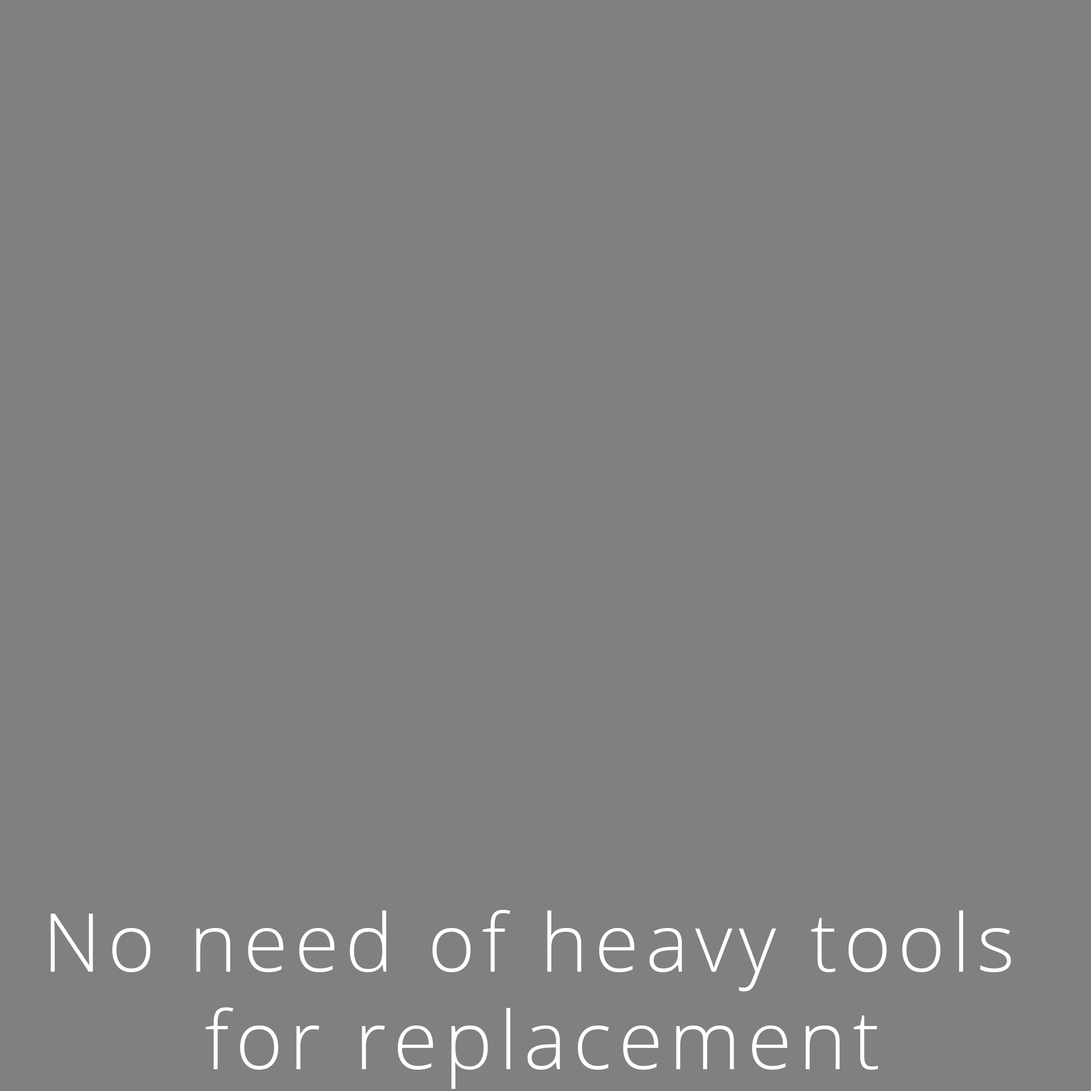
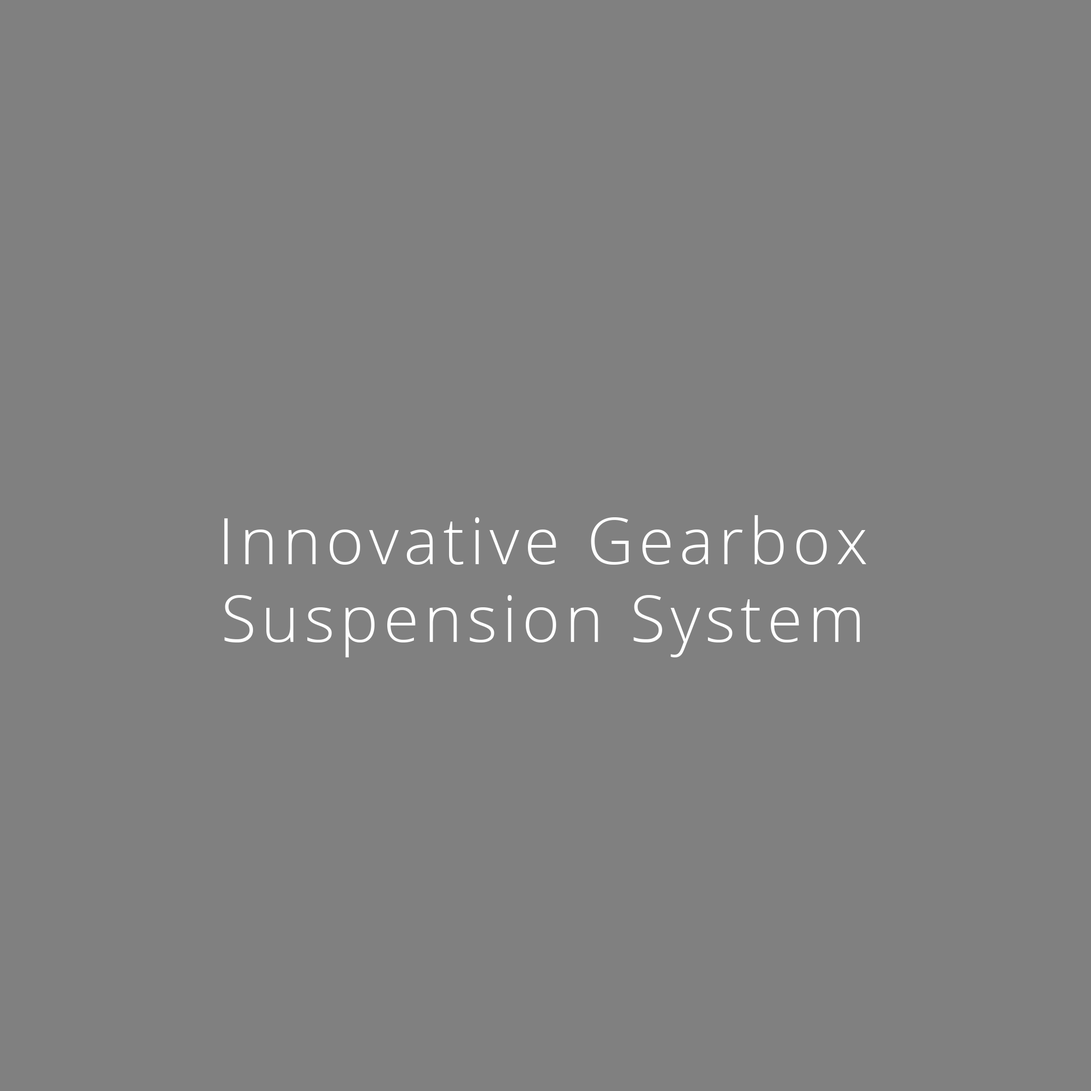
The second 1091x1091 image is a revision of the first. Changes to its layers:
hid "No need of heavy tools for replacement" over [50, 910, 1012, 1090]
renamed "Innovative installation system" to "Innovative Gearbox Suspension System", showed it, painted on it over [224, 515, 867, 658]
